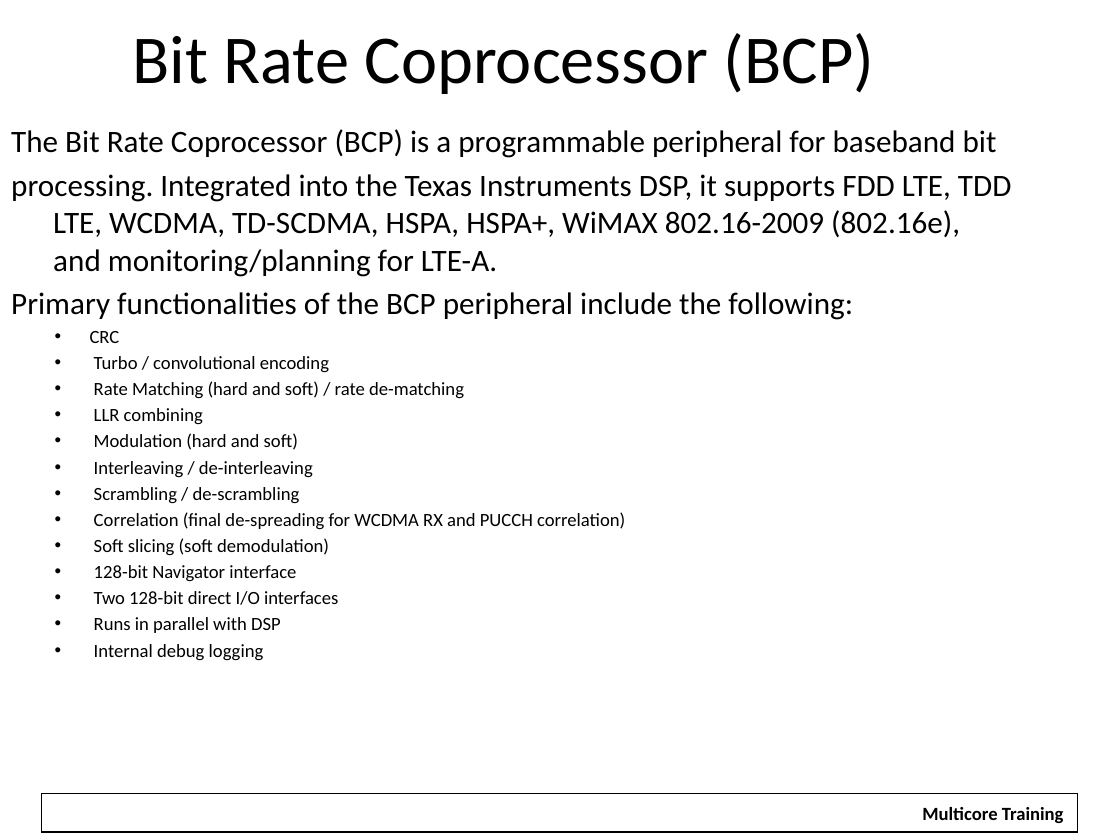
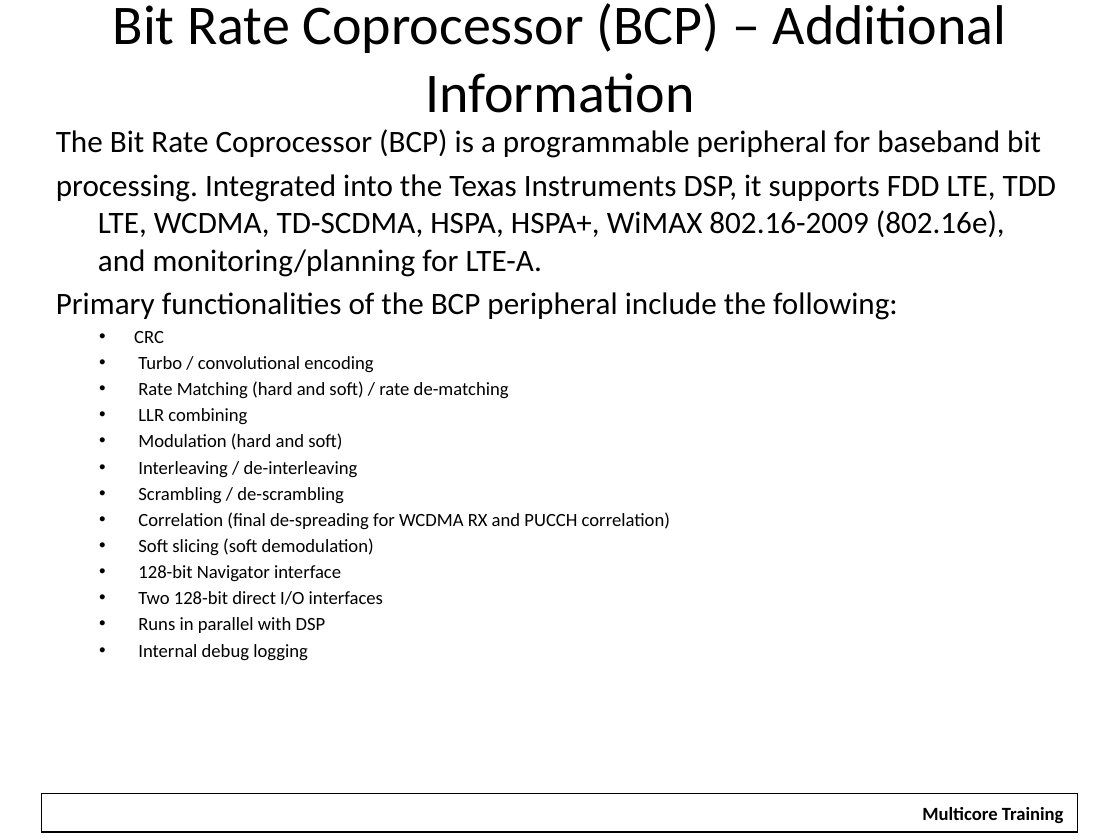
Before and after one commit to hari1989/keystone-workshop, a slide deck: slide 33 of slides/KeyStone Overview.pptx (slide 53 before the commit). Drawn at 1120x840 pixels with LibreOffice and Linux fonts; fonts in the diff are those of the drawing; background and template pictures are left out. Boxes give left, top, right and bottom in pixels: in the first picture for what was removed or moved away, otherwise in the second. Text is boxed around its words. In the diff, an @@ line names an element or a change of style, - is before the commit and + after.

```diff
--- a/slides/KeyStone Overview.pptx
+++ b/slides/KeyStone Overview.pptx
@@ title at box(113, 3, 1007, 113): text changed; size 44 to 36 pt @@
-Bit Rate Coprocessor (BCP)
+Bit Rate Coprocessor (BCP) – Additional Information
@@ text "The Bit Rate Coprocessor (BCP) ...": place and size @@
-text "The Bit Rate Coprocessor (BCP) ..." at box(11, 129, 1011, 661)
+text "The Bit Rate Coprocessor (BCP) ..." at box(56, 129, 1056, 661)
```
Also in this commit, not shown: 28 other slides changed, 1 slide added, 29 slides removed.
